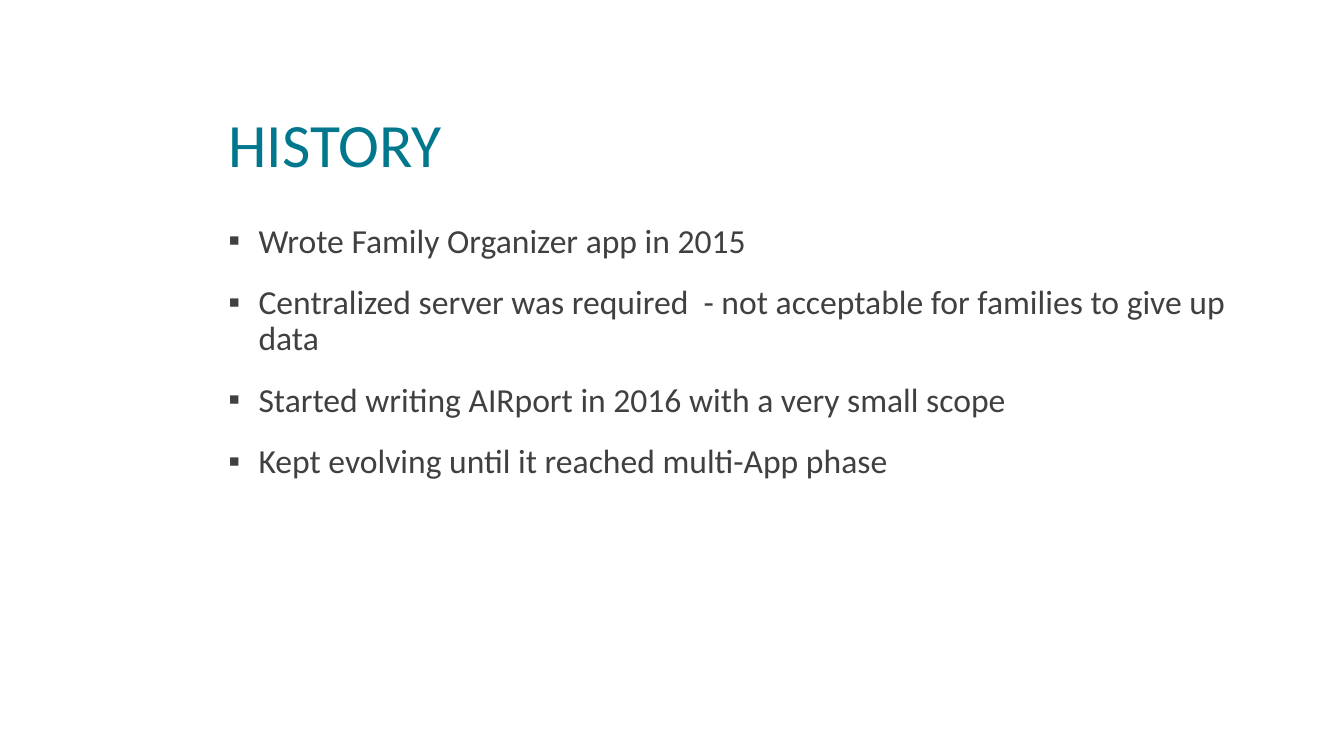
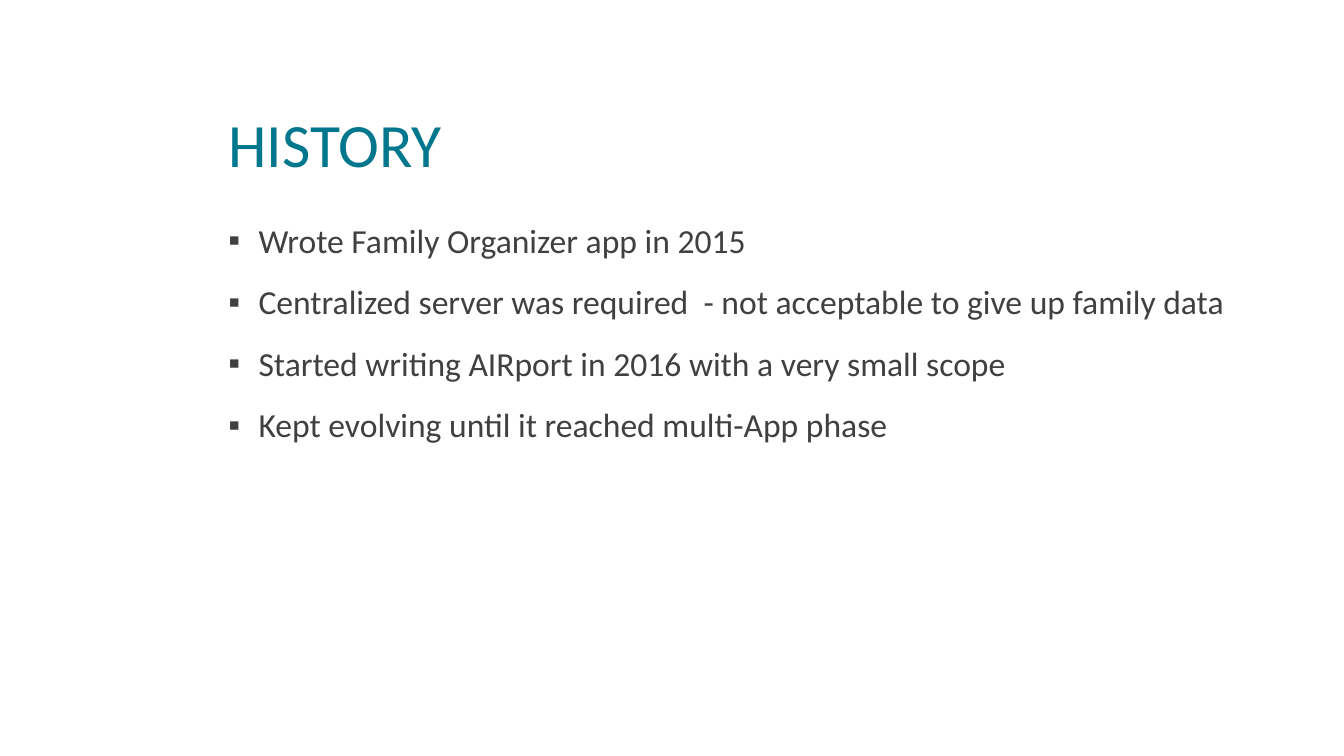
Before and after one commit to beyond-decentralized/AIRport, a slide deck: slide 2 of presentations/Open Web Foundry - Community Spotlight.pptx. Drawn at 1344x756 pixels with LibreOffice and Linux fonts; fonts in the diff are those of the drawing; background and template pictures are left out. Boxes give left, top, right and bottom in pixels: in the first picture for what was removed or moved away, otherwise in the second. Text is boxed around its words. In the diff, an @@ line names an element or a change of style, - is before the commit and + after.

Commit message:
Minor wording changes.

```diff
--- a/presentations/Open Web Foundry - Community Spotlight.pptx
+++ b/presentations/Open Web Foundry - Community Spotlight.pptx
@@ text at bbox=[259, 290, 1223, 320]: text changed @@
-▪ Centralized server was required - not acceptable for families to give up data
+▪ Centralized server was required - not acceptable to give up family data
```
Also in this commit, not shown: 1 other slide changed.
